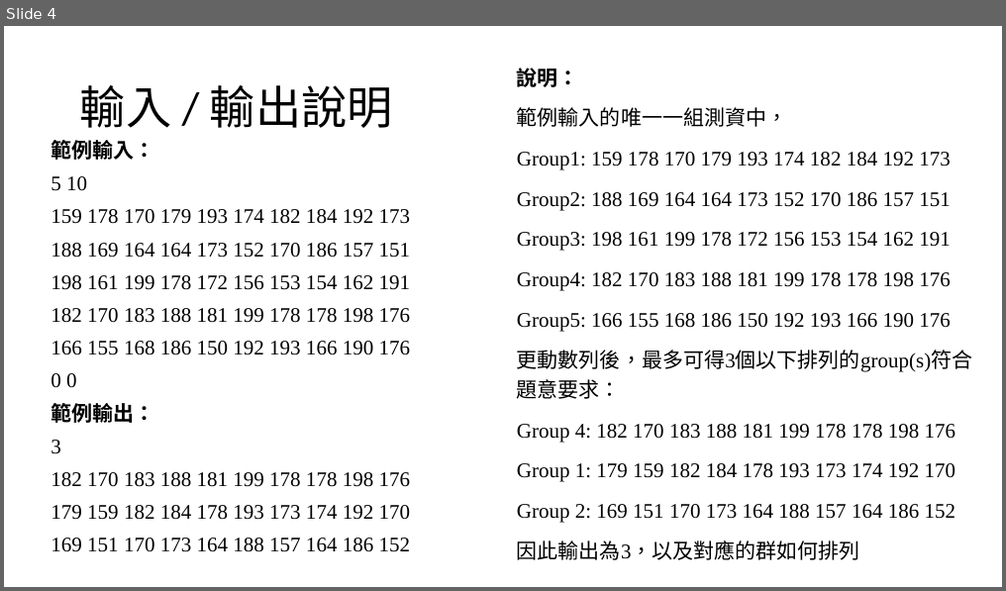
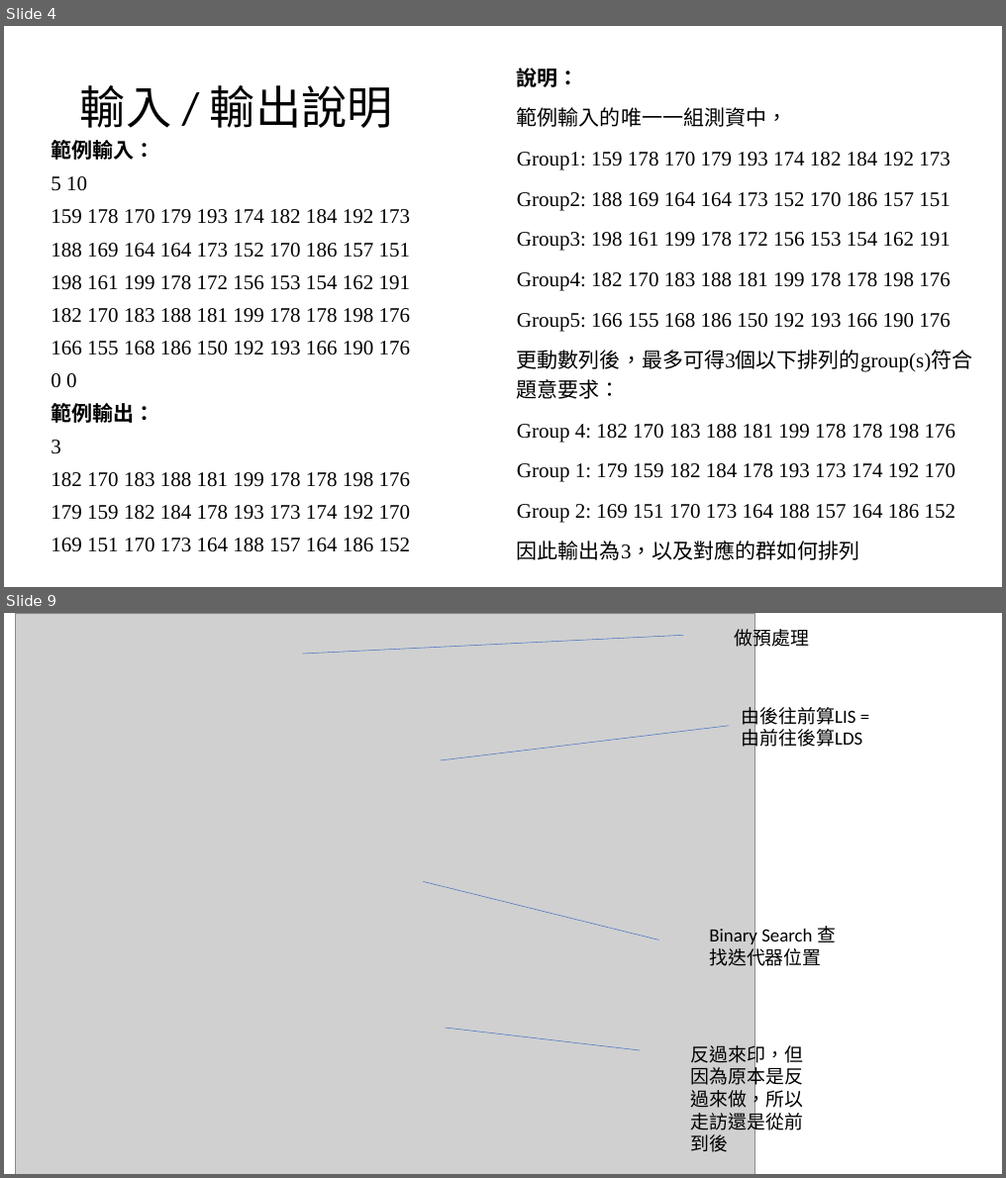
Before and after one commit to louisfghbvc/GenericProgrammingSTL, a slide deck: HW4 應用程式設計/說明.pptx. Shown one above the other, each under a label of ours: slide 4 before the commit, slides 4 and 9 after it; the slides between them are not shown. The pictures are 1006x591 and 1006x1178 pixels, drawn with LibreOffice and Linux fonts; fonts in the diff are those of the drawing; grey boxes stand for pictures. Boxes give left, top, right and bottom in pixels: in the first picture for what was removed or moved away, otherwise in the second. Text is boxed around its words. In the diff, an @@ line names an element or a change of style, - is before the commit and + after.

```diff
--- a/HW4 應用程式設計/說明.pptx
+++ b/HW4 應用程式設計/說明.pptx
@@ slide 9 added at box(4, 613, 1002, 1174), background #FFFFFF @@
@@ picture added at box(15, 613, 755, 1174) @@
@@ line added from (303, 654) to (684, 636), #4472C4 0.5 pt @@
@@ text added at box(734, 626, 809, 651), 18 pt, text #000000 @@
+做預處理
@@ line added from (441, 761) to (730, 725), #4472C4 0.5 pt @@
@@ text added at box(742, 703, 863, 751), 18 pt, text #000000 @@
+由後往前算LIS = 由前往後算LDS
@@ line added from (423, 881) to (659, 940), #4472C4 0.5 pt @@
@@ text added at box(709, 926, 836, 970), 18 pt, text #000000 @@
+Binary Search 查找迭代器位置
@@ line added from (446, 1028) to (641, 1051), #4472C4 0.5 pt @@
@@ text added at box(691, 1042, 803, 1153), 18 pt, text #000000 @@
+反過來印，但因為原本是反過來做，所以走訪還是從前到後
```
Also in this commit, not shown: 3 slides changed, 3 other slides added, 2 slides removed.
